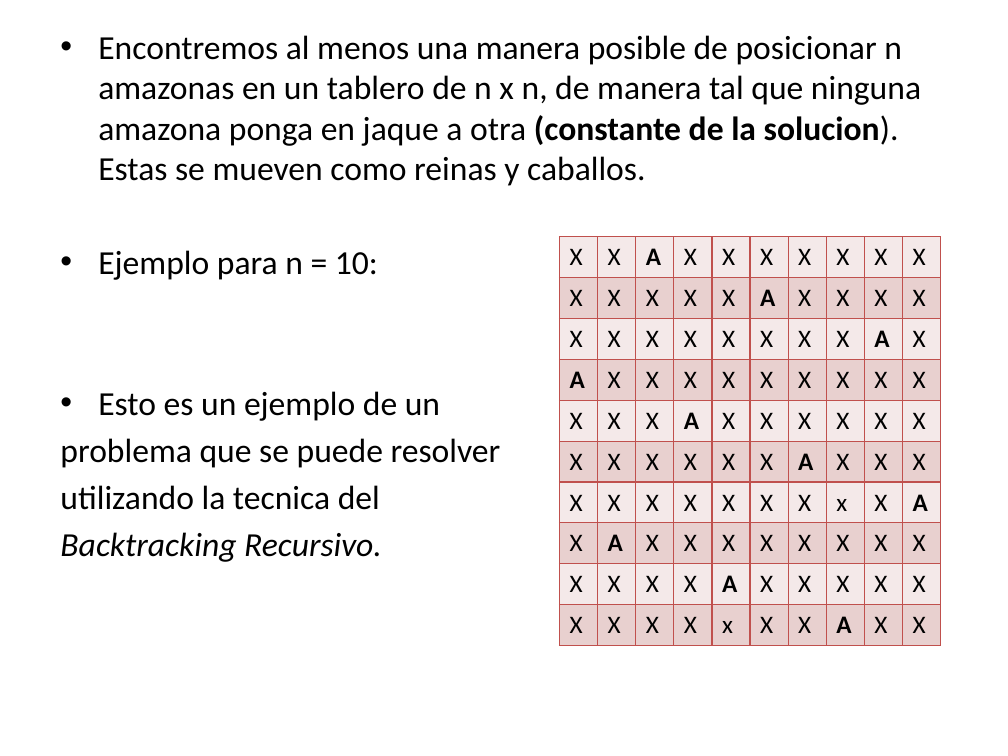
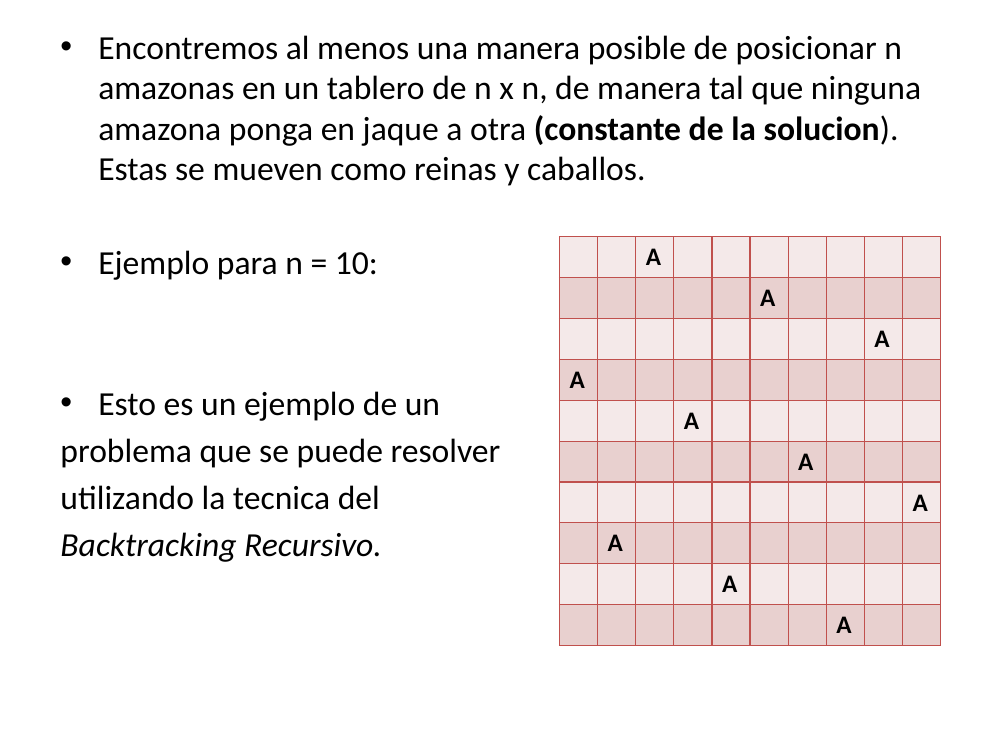
Before and after one commit to LouisKeyl/n-amazonas, a slide deck: slide 15 of Presentation_final.pptx. Drawn at 1008x756 pixels with LibreOffice and Linux fonts; fonts in the diff are those of the drawing. Boxes give left, top, right and bottom in pixels: in the first picture for what was removed or moved away, otherwise in the second. Text is boxed around its words. In the diff, an @@ line names an element or a change of style, - is before the commit and + after.

```diff
--- a/Presentation_final.pptx
+++ b/Presentation_final.pptx
@@ table at bbox=[559, 237, 942, 640] @@
-row 1: X | X | A | X | X | X | X | X | X | X
+row 1:  |  | A |  |  |  |  |  |  | 
-row 2: X | X | X | X | X | A | X | X | X | X
+row 2:  |  |  |  |  | A |  |  |  | 
-row 3: X | X | X | X | X | X | X | X | A | X
+row 3:  |  |  |  |  |  |  |  | A | 
-row 4: A | X | X | X | X | X | X | X | X | X
+row 4: A |  |  |  |  |  |  |  |  | 
-row 5: X | X | X | A | X | X | X | X | X | X
+row 5:  |  |  | A |  |  |  |  |  | 
-row 6: X | X | X | X | X | X | A | X | X | X
+row 6:  |  |  |  |  |  | A |  |  | 
-row 7: X | X | X | X | X | X | X | x | X | A
+row 7:  |  |  |  |  |  |  |  |  | A
-row 8: X | A | X | X | X | X | X | X | X | X
+row 8:  | A |  |  |  |  |  |  |  | 
-row 9: X | X | X | X | A | X | X | X | X | X
+row 9:  |  |  |  | A |  |  |  |  | 
-row 10: X | X | X | X | x | X | X | A | X | X
+row 10:  |  |  |  |  |  |  | A |  | 
```
Also in this commit, not shown: 1 other file.
